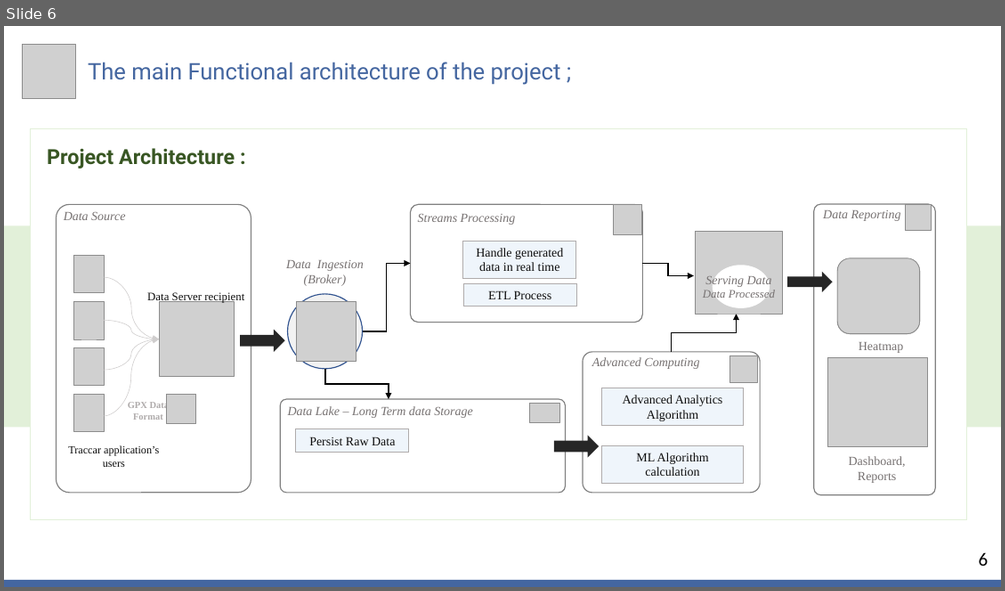
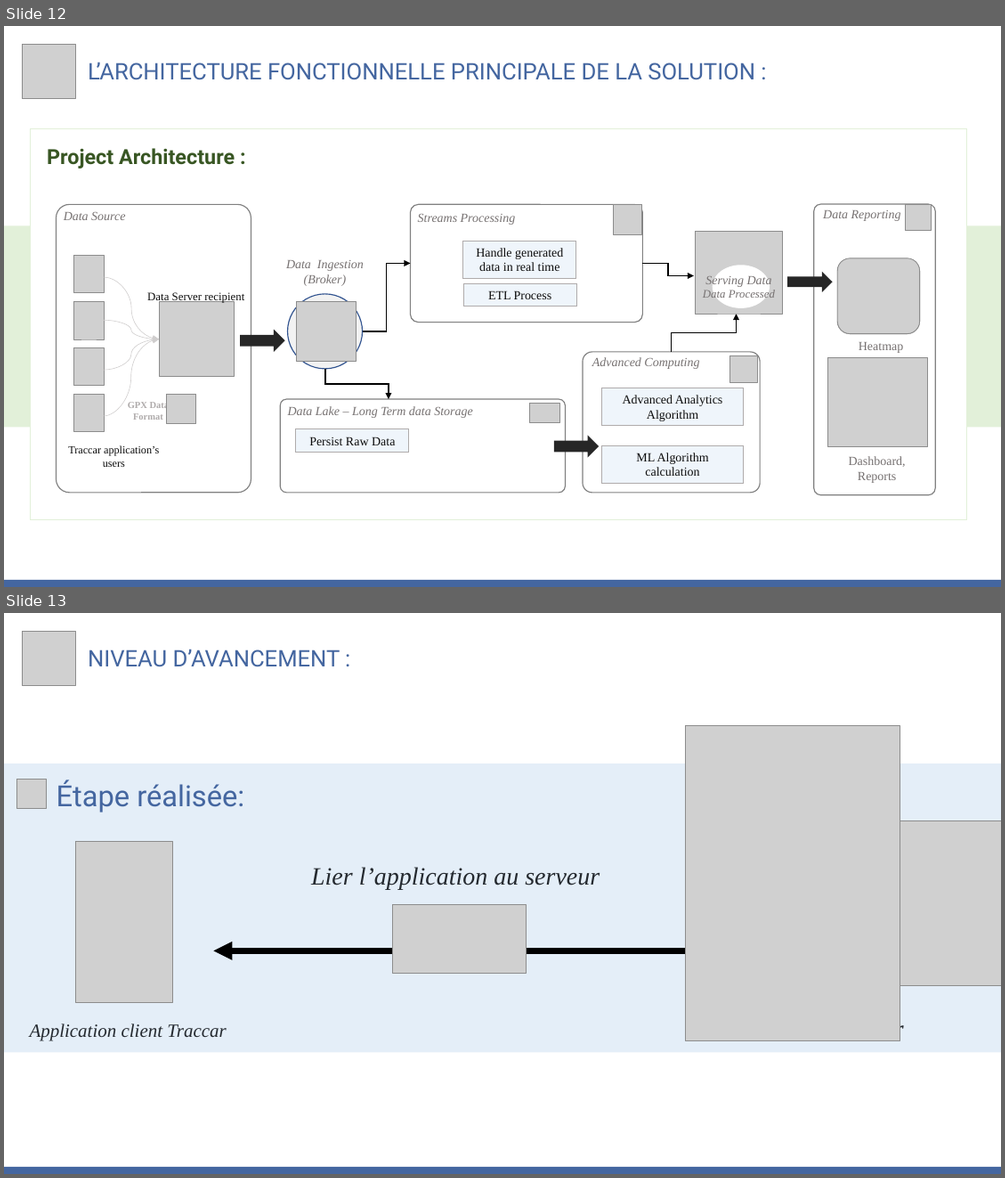
Before and after one commit to MiSalah/Real-Time-Data-Streaming-Analytics-System-for-tracking-Pedestrians, a slide deck: Progress' Presentations/Etat d'avancement - S1.pptx. Shown one above the other, each under a label of ours: slide 6 before the commit, slides 12 and 13 after it. The pictures are 1005x591 and 1005x1178 pixels, drawn with LibreOffice and Linux fonts; fonts in the diff are those of the drawing; grey boxes stand for pictures; background and template pictures are left out. Boxes give left, top, right and bottom in pixels: in the first picture for what was removed or moved away, otherwise in the second. Text is boxed around its words. In the diff, an @@ line names an element or a change of style, - is before the commit and + after.

```diff
--- a/Progress' Presentations/Etat d'avancement - S1.pptx
+++ b/Progress' Presentations/Etat d'avancement - S1.pptx
@@ slide 13 added at (x1=4, y1=613, x2=1001, y2=1174), background #FFFFFF @@
@@ picture added at (x1=22, y1=631, x2=76, y2=686) @@
@@ text added at (x1=88, y1=649, x2=340, y2=667), 22 pt, text #4466A0 @@
+NIVEAU D’AVANCEMENT :
@@ picture added at (x1=686, y1=726, x2=900, y2=1041) @@
@@ rectangle added at (x1=4, y1=763, x2=1001, y2=1052), fill #E4EEF8 @@
@@ picture added at (x1=16, y1=779, x2=47, y2=809) @@
@@ text added at (x1=57, y1=779, x2=244, y2=812), 28 pt, text #4466A0 @@
+Étape réalisée:
@@ picture added at (x1=897, y1=821, x2=1001, y2=985) @@
@@ picture added at (x1=76, y1=841, x2=172, y2=1003) @@
@@ text added at (x1=311, y1=867, x2=599, y2=890), 24 pt, text #24292F, italic @@
+Lier l’application au serveur
@@ picture added at (x1=393, y1=904, x2=526, y2=973) @@
@@ double arrow added from (213, 951) to (708, 951), #000000 6 pt @@
@@ text added at (x1=30, y1=1023, x2=226, y2=1041), 18 pt, text #24292F, italic @@
+Application client Traccar
@@ text added at (x1=747, y1=1018, x2=904, y2=1041), 25 pt, text #24292F, italic @@
+Traccar Server
@@ rectangle added at (x1=4, y1=1167, x2=1001, y2=1174), fill #4466A0 @@
@@ what was slide 6 is now slide 12 @@
@@ slide 12 changed as well @@
@@ text at (x1=88, y1=62, x2=755, y2=80): text changed @@
-The main Functional architecture of the project ;
+L’ARCHITECTURE FONCTIONNELLE PRINCIPALE DE LA SOLUTION :
@@ text removed at (x1=979, y1=552, x2=988, y2=565) @@
-6
```
Also in this commit, not shown: 2 other slides changed, 10 other slides added, 4 slides removed, 2 other files.
